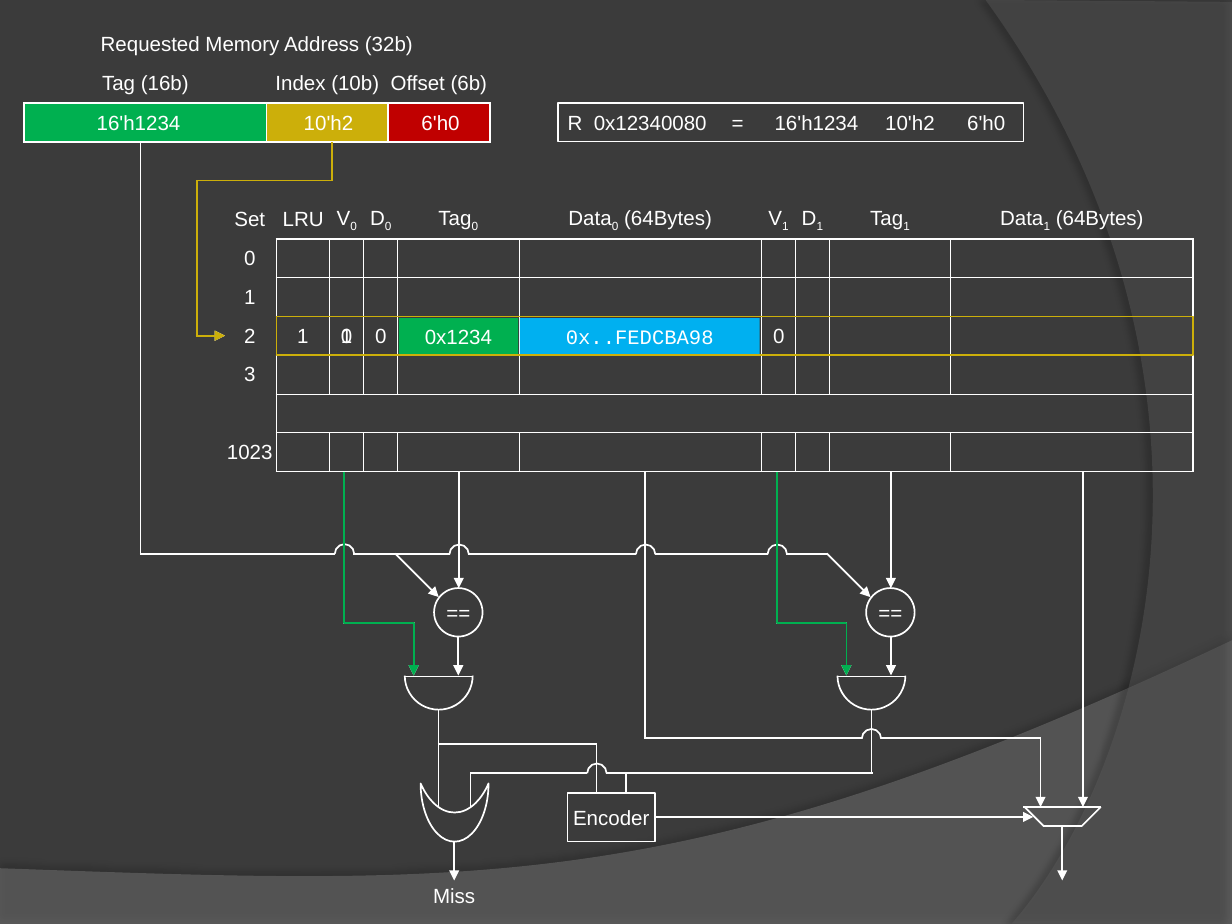
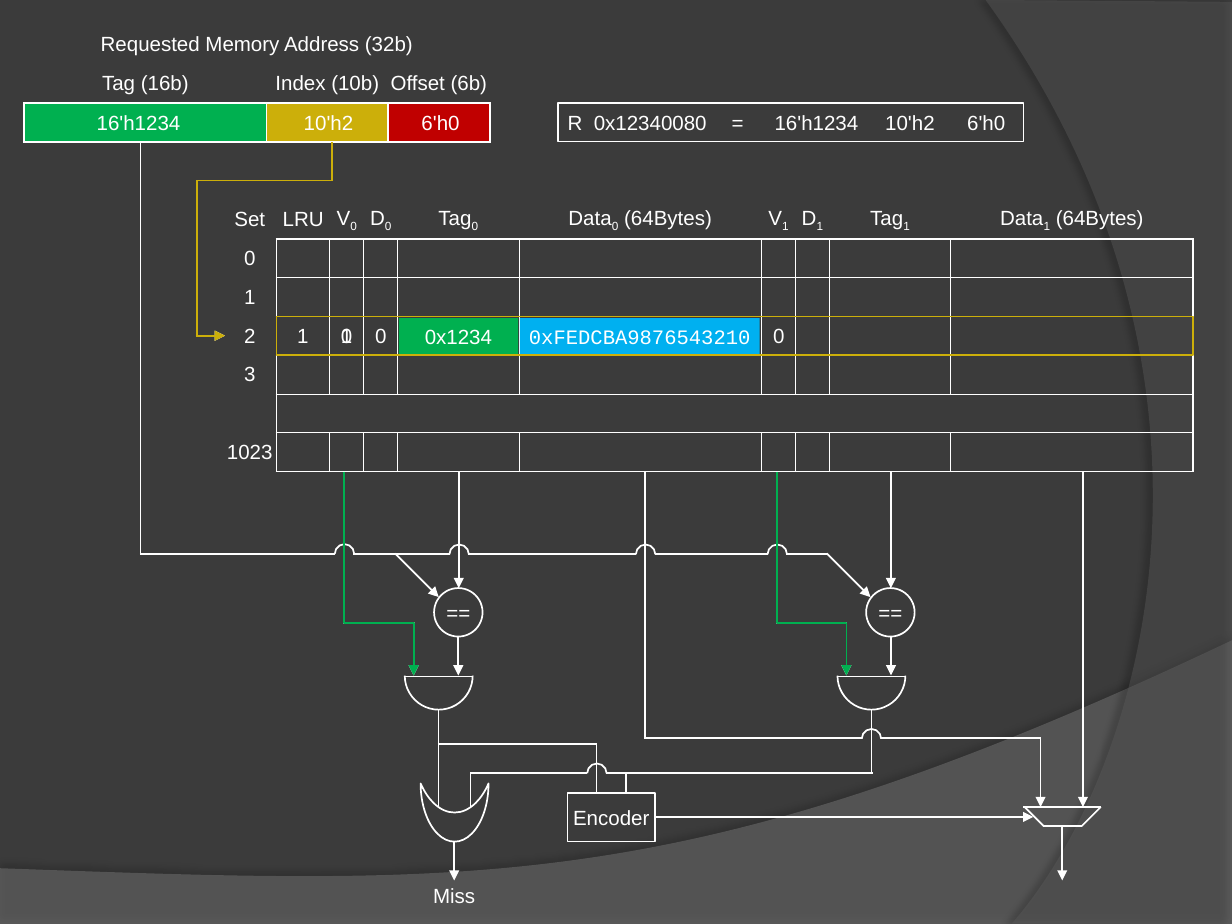
Before and after one commit to LiuChenHsiung/misc, a slide deck: slide 4 of Cache basic example.pptx. Drawn at 1232x924 pixels with LibreOffice and Linux fonts; fonts in the diff are those of the drawing. Boxes give left, top, right and bottom in pixels: in the first picture for what was removed or moved away, otherwise in the second. Text is boxed around its words. In the diff, an @@ line names an element or a change of style, - is before the commit and + after.

```diff
--- a/Cache basic example.pptx
+++ b/Cache basic example.pptx
@@ text in rectangle at <box>529,330,751,345</box>: text changed @@
-0x..FEDCBA98
+0xFEDCBA9876543210
```
Also in this commit, not shown: 3 other slides changed.
